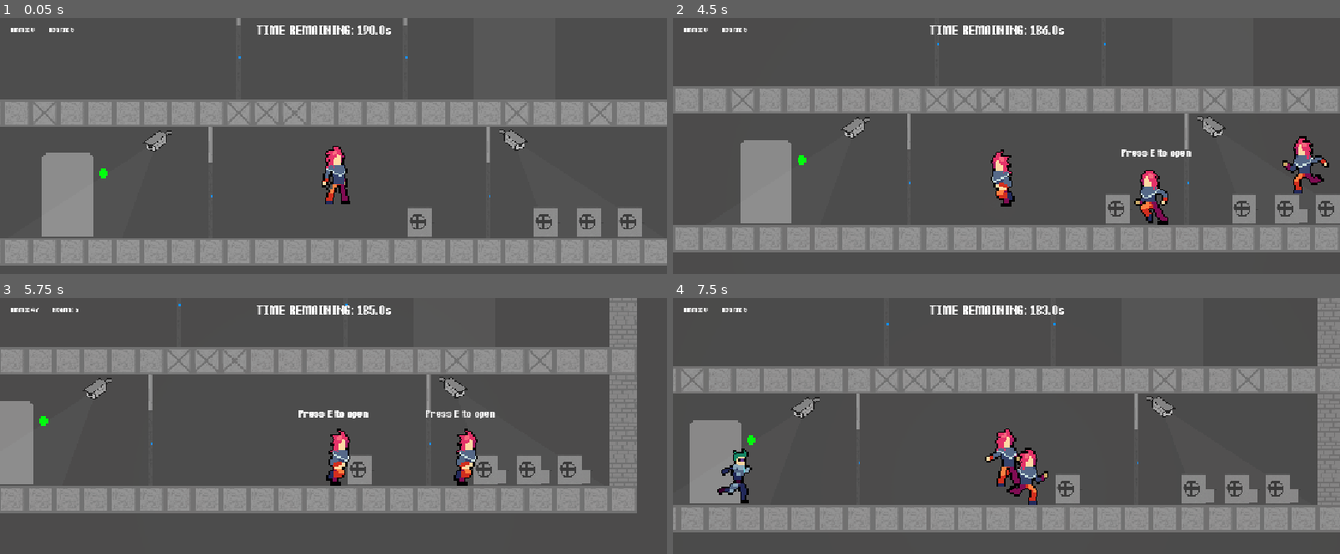
Above: before the commit, frames 1-4 (two rows, left to right).
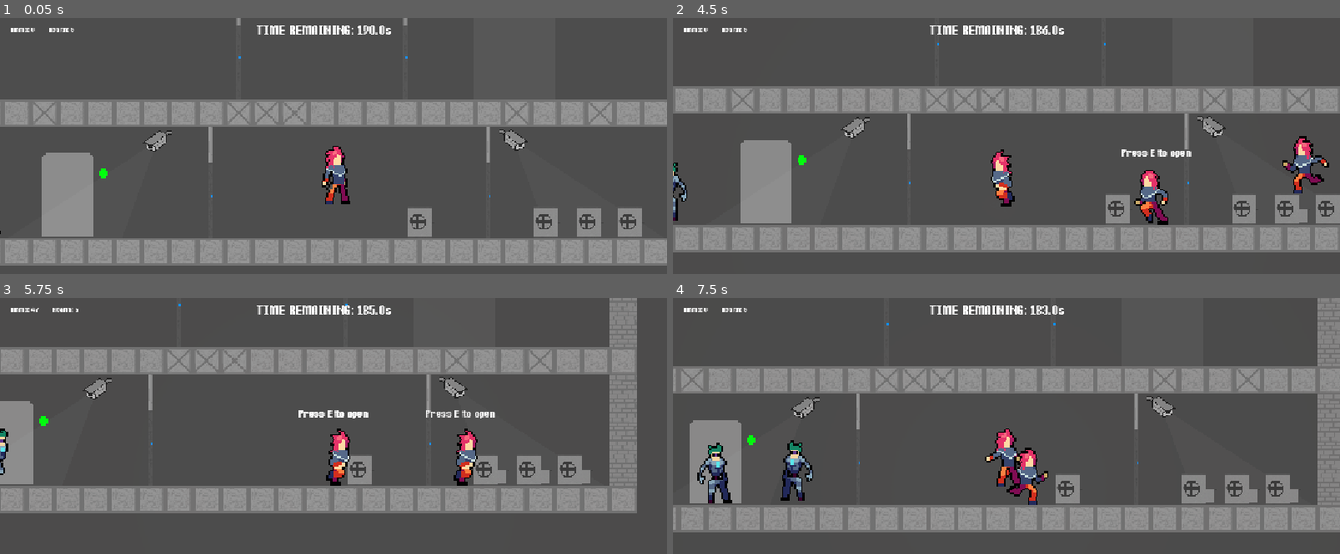
Above: after the commit, the same moments.

Repository: sppmacd/everything-has-to-end
Game: Godot game, scene res://main.tscn
Two runs of this game, one before a commit and one after it. Both use one fixed random seed, a clock stepped at 60 frames per second and the inputs below.
Inputs (mouse positions are in pixels of both pictures, inside the frame that each line leads up to):
- Up to frame 1 (0.05 s): no input
- Up to frame 2 (4.5 s): tap Enter at 0.5 s; move the mouse to (1153, 186) at 0.52 s; hold D 0.53-2.03 s; tap E at 0.6, 1.25, 2, 2.1, 2.75, 3.5, 3.6, 4.25 s; click (1153, 186) at 0.67 s; tap Space at 0.77, 1.52, 3.02, 3.77 s; move the mouse to (873, 222) at 1.27 s; tap R at 1.35, 2.85, 4.35 s; move the mouse to (1073, 122) at 2.02 s; hold A 2.03-2.78 s; move the mouse to (outside the picture) at 2.77 s; hold D 2.78-4.28 s; click (outside the picture) at 2.92 s; move the mouse to (1206, 261) at 3.52 s; move the mouse to (806, 148) at 4.27 s; hold A from 4.28 s (still down)
- Up to frame 3 (5.75 s): tap Space at 4.52 s; move the mouse to (366, 484) at 5.02 s; release A at 5.03 s; hold D from 5.03 s (still down); tap E at 5.1 s; click (366, 484) at 5.17 s
- Up to frame 4 (7.5 s): move the mouse to (906, 392) at 5.77 s; release D at 5.78 s; hold A 5.78-7.28 s; tap R at 5.85, 7.35 s; tap Space at 6.02, 6.77 s; move the mouse to (1153, 466) at 6.52 s; tap E at 6.6 s; move the mouse to (873, 502) at 7.27 s; hold D from 7.28 s (still down); click (873, 502) at 7.42 s

The runs differ from the first frame. In frame 1, less than 0.1% of the frame differs, in the area x 0-1%, y 83-85%; in frame 2, 0.2%; in frame 3, 0.2%; in frame 4, 1.7%, in the area x 3-21%, y 55-81%.

Commit message:
More balance work; spawn npc with key from start

Diff:
--- a/entities/npc.gd
+++ b/entities/npc.gd
@@ -15,7 +15,11 @@
 var spawn_door: Door
 var state: State = State.LOOKING_AROUND
 var shooting: bool = false
+
+@export
 var keys_inventory: Array[String] = []
+@export
+var enable_retreat: bool = true
 
 func set_flipped(f: bool):
 	flipped = f
@@ -153,8 +157,8 @@
 
 
 func _on_player_following_cooldown_timeout() -> void:
-	print("RETREATING!")
-	state = State.RETREATING
+	if enable_retreat:
+		state = State.RETREATING
 
 
 func _on_gun_timer_timeout() -> void:
--- a/levels/level2.tscn
+++ b/levels/level2.tscn
@@ -9,6 +9,7 @@
 [ext_resource type="PackedScene" uid="uid://dskljqmgkkmyf" path="res://entities/corridor_door.tscn" id="5_g1dg4"]
 [ext_resource type="PackedScene" uid="uid://dtaoehussyag4" path="res://entities/camera.tscn" id="6_s1bpp"]
 [ext_resource type="AudioStream" uid="uid://tq455hhb777d" path="res://assets/sounds/Alarm0.wav" id="8_e8p81"]
+[ext_resource type="PackedScene" uid="uid://bn4lvjes84bug" path="res://entities/npc.tscn" id="10_crte6"]
 
 [node name="Level" instance=ExtResource("1_p1d34")]
 script = ExtResource("2_76ugp")
@@ -109,7 +110,7 @@
 [node name="Door2" parent="Floor1" index="5" instance=ExtResource("4_py88r")]
 position = Vector2(-281, 239)
 key_chances = Dictionary[String, float]({
-"lvl2_floor1_upstairs": 0.1
+"lvl2_floor1_upstairs": 0.6
 })
 required_key = "lvl2_floor0_upstairs"
 
@@ -138,3 +139,8 @@
 
 [node name="AlarmSound" type="AudioStreamPlayer" parent="." index="7"]
 stream = ExtResource("8_e8p81")
+
+[node name="Npc" parent="." index="9" instance=ExtResource("10_crte6")]
+position = Vector2(12, 124)
+keys_inventory = Array[String](["lvl2_floor0_upstairs"])
+enable_retreat = false
Not shown: 1 places in levels/level2.tscn that only renumber resources
